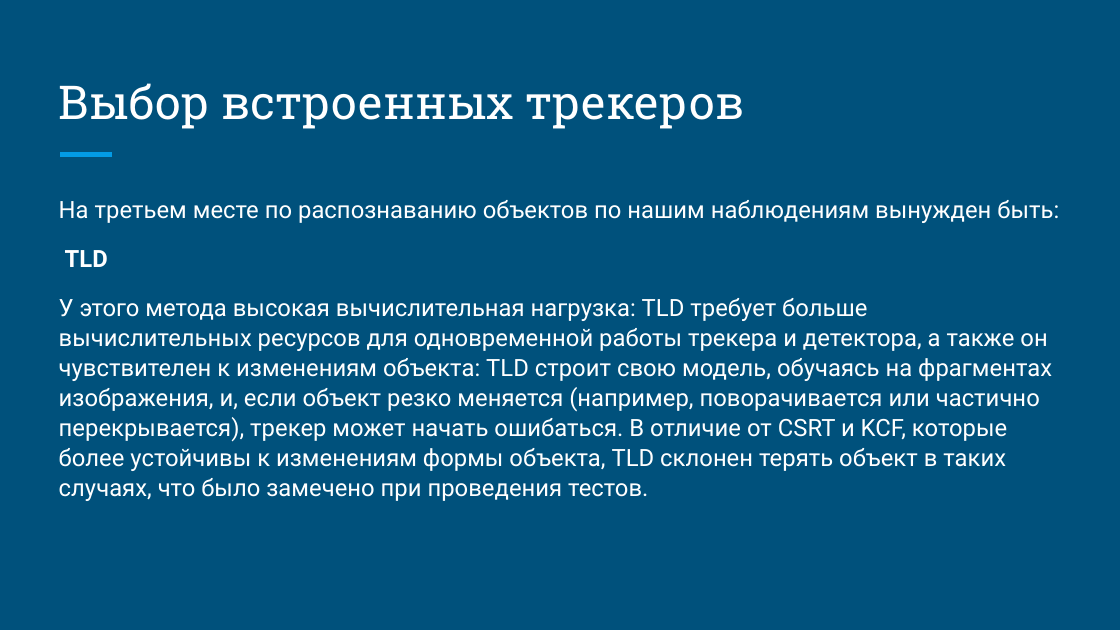
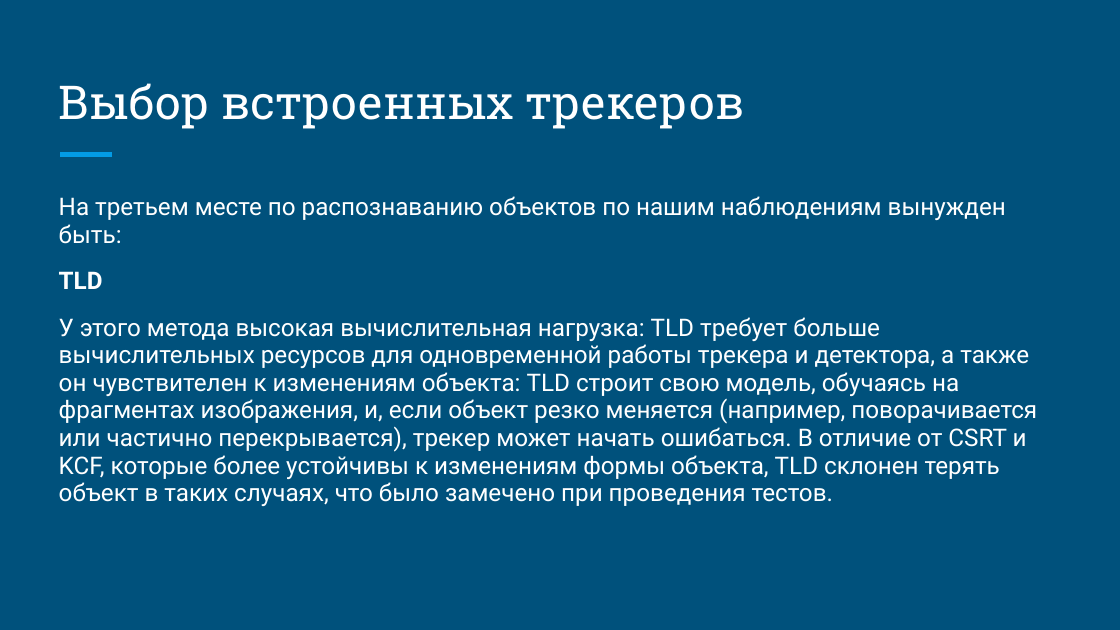
Before and after one commit to MilenNastya/Motion_Detection, a slide deck: slide 14 of Индивидуальное задание №1 Методы трекинга объекта.pptx (slide 7 before the commit). Drawn at 1120x630 pixels with LibreOffice and Linux fonts; fonts in the diff are those of the drawing. Boxes give left, top, right and bottom in pixels: in the first picture for what was removed or moved away, otherwise in the second. Text is boxed around its words. In the diff, an @@ line names an element or a change of style, - is before the commit and + after.

```diff
--- a/Индивидуальное задание №1 Методы трекинга объекта.pptx
+++ b/Индивидуальное задание №1 Методы трекинга объекта.pptx
@@ text "На третьем месте по распознаванию ..." at (59,196,1037,506): size 15.3 to 15.6 pt; line spacing 1.05 to 0.95 @@
```
Also in this commit, not shown: 1 other slide changed, 10 slides added.
